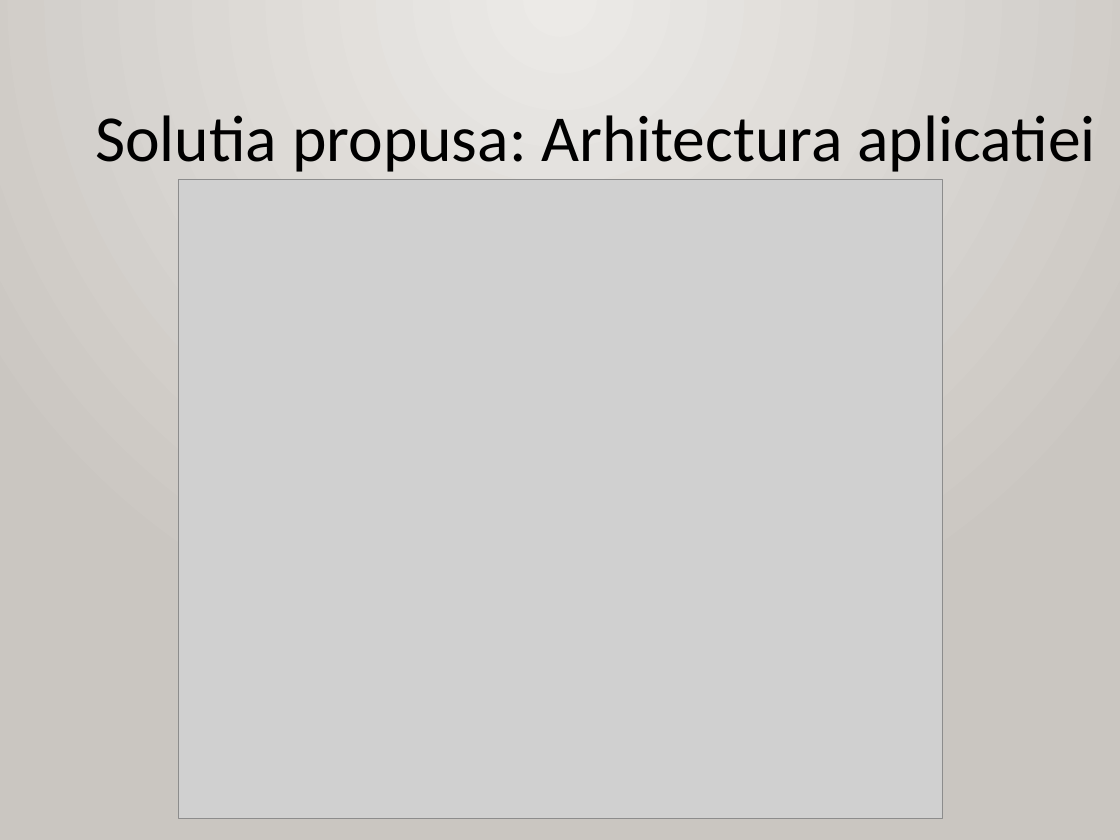
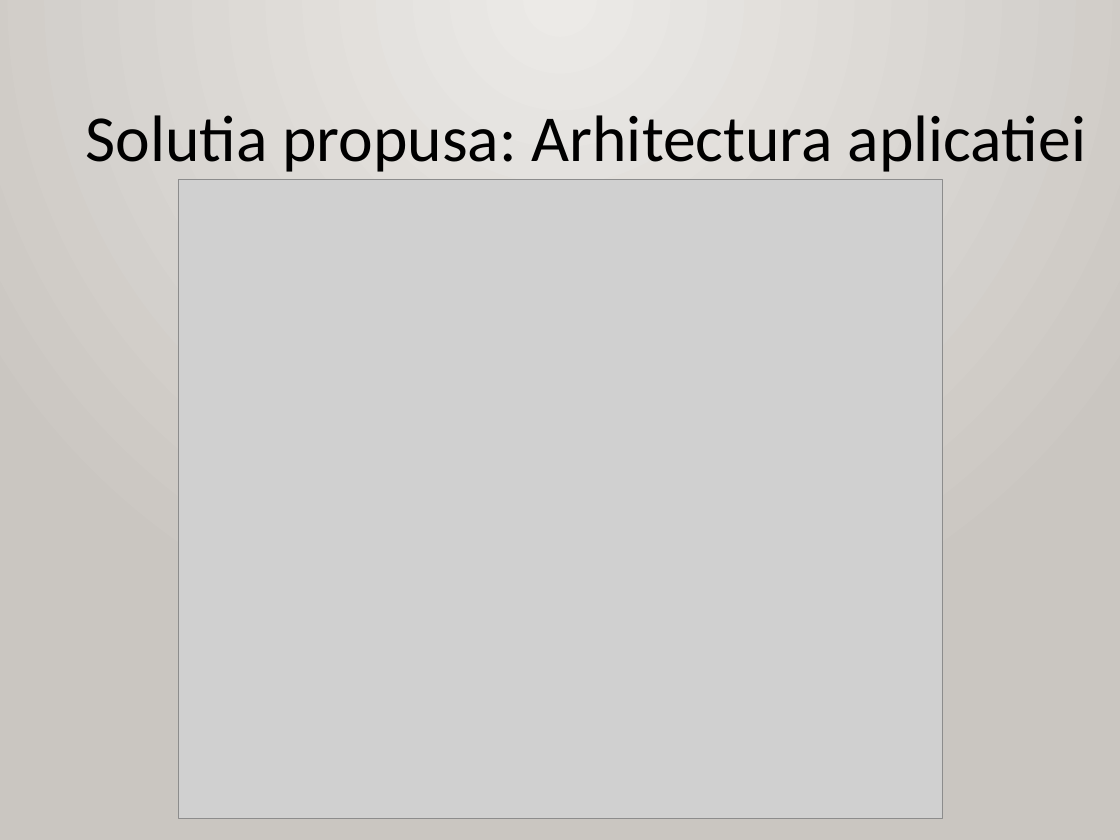
Before and after one commit to AlexandruOlteanu/SwapIt, a slide deck: slide 9 of files/documentation/presentation/Final_Presentation_Alexandru_Olteanu.pptx. Drawn at 1120x840 pixels with LibreOffice and Linux fonts; fonts in the diff are those of the drawing; grey boxes stand for pictures. Boxes give left, top, right and bottom in pixels: in the first picture for what was removed or moved away, otherwise in the second. Text is boxed around its words. In the diff, an @@ line names an element or a change of style, - is before the commit and + after.

```diff
--- a/files/documentation/presentation/Final_Presentation_Alexandru_Olteanu.pptx
+++ b/files/documentation/presentation/Final_Presentation_Alexandru_Olteanu.pptx
@@ text "Solutia propusa: Arhitectura aplicatiei": place and size @@
-text "Solutia propusa: Arhitectura aplicatiei" at box(95, 115, 1095, 172)
+text "Solutia propusa: Arhitectura aplicatiei" at box(85, 115, 1086, 172)
```
Also in this commit, not shown: 2 other slides changed, 7 slides added, 1 other file.
